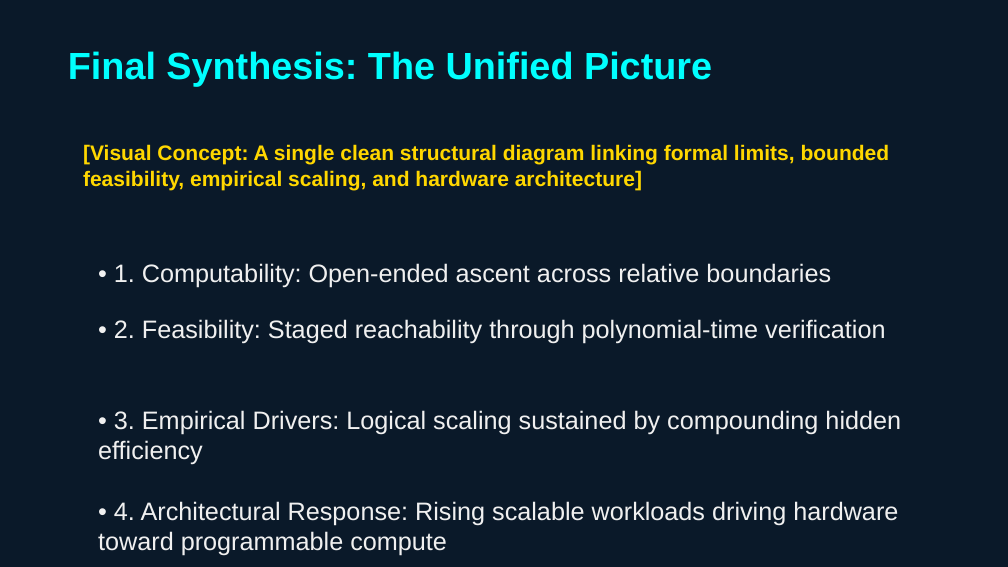
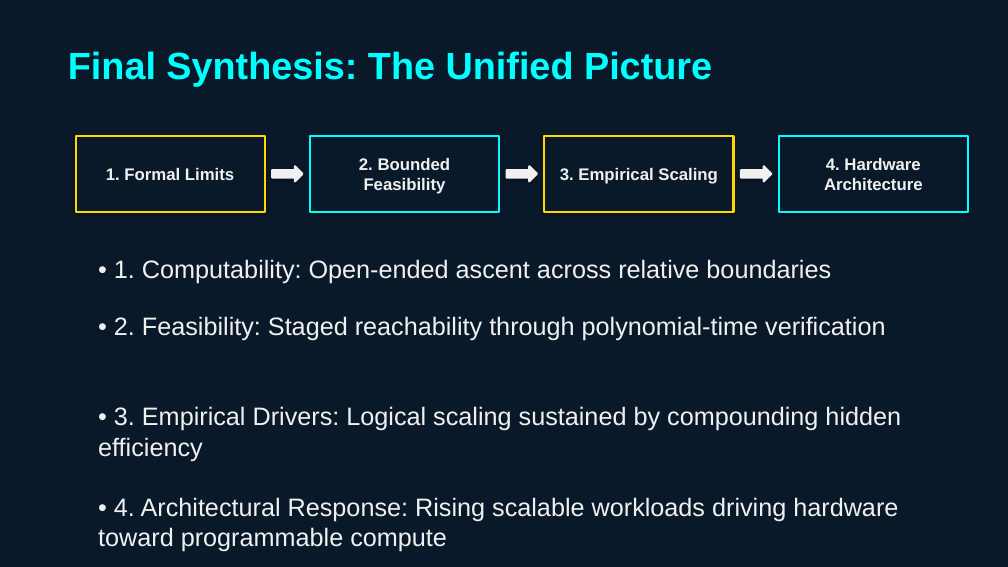
Before and after one commit to chienpinglu/The_AI_Progress_Blueprint, a slide deck: slide 15 of The_AI_Progress_Blueprint.pptx. Drawn at 1008x567 pixels with LibreOffice and Linux fonts; fonts in the diff are those of the drawing. Boxes give left, top, right and bottom in pixels: in the first picture for what was removed or moved away, otherwise in the second. Text is boxed around its words. In the diff, an @@ line names an element or a change of style, - is before the commit and + after.

Commit message:
Add native shape drawing logic for Visual Concepts

```diff
--- a/The_AI_Progress_Blueprint.pptx
+++ b/The_AI_Progress_Blueprint.pptx
@@ rectangle added at [76, 136, 265, 212], fill #0A1929, outline #FFD700 2 pt, 16 pt, text #F0F0F0, bold @@
+1. Formal Limits
@@ text removed at [83, 144, 890, 190] @@
-[Visual Concept: A single clean structural diagram linking formal limits, bounded feasibility, empirical scaling, and hardware architecture]
@@ rectangle added at [310, 136, 499, 212], fill #0A1929, outline #00FFFF 2 pt, 16 pt, text #F0F0F0, bold @@
+2. Bounded Feasibility
@@ rectangle added at [544, 136, 734, 212], fill #0A1929, outline #FFD700 2 pt, 16 pt, text #F0F0F0, bold @@
+3. Empirical Scaling
@@ rectangle added at [779, 136, 968, 212], fill #0A1929, outline #00FFFF 2 pt, 16 pt, text #F0F0F0, bold @@
+4. Hardware Architecture
@@ right arrow added at [272, 166, 302, 181], fill #F0F0F0, outline #F0F0F0 2 pt @@
@@ right arrow added at [507, 166, 537, 181], fill #F0F0F0, outline #F0F0F0 2 pt @@
@@ right arrow added at [741, 166, 771, 181], fill #F0F0F0, outline #F0F0F0 2 pt @@
@@ 4 texts: place and size @@
-4 texts at [98, 263, 901, 556]
+4 texts at [98, 259, 901, 552]
```
Also in this commit, not shown: 8 other slides changed, 1 other file.
